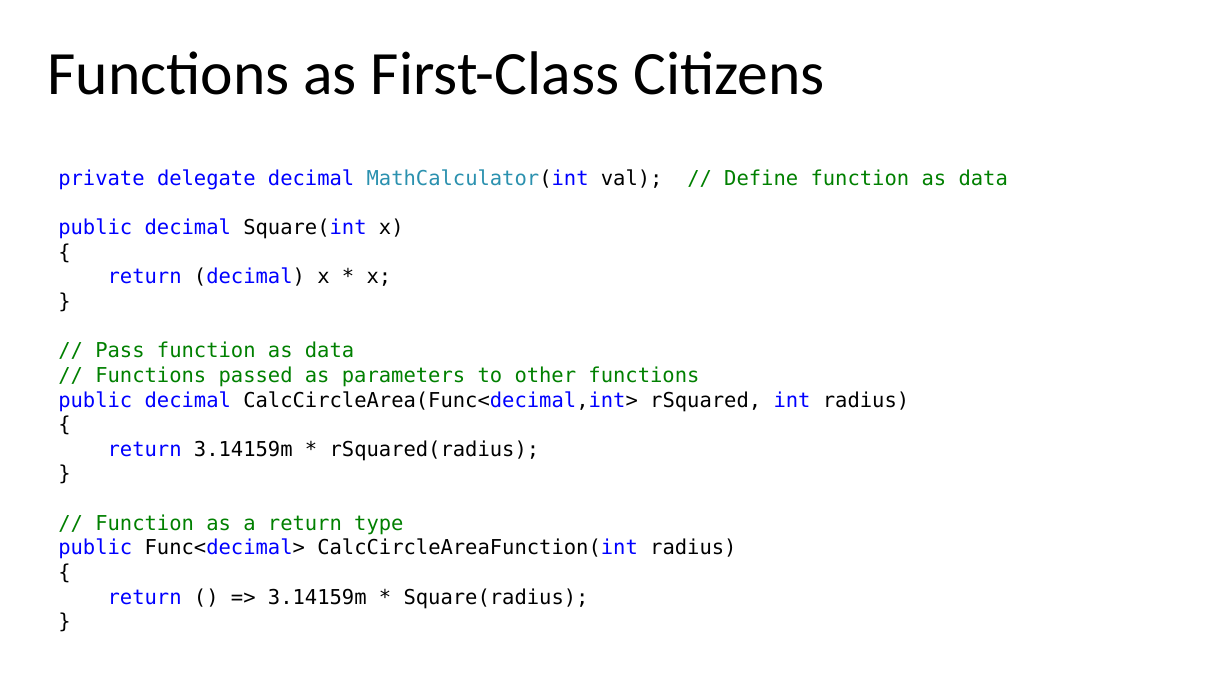
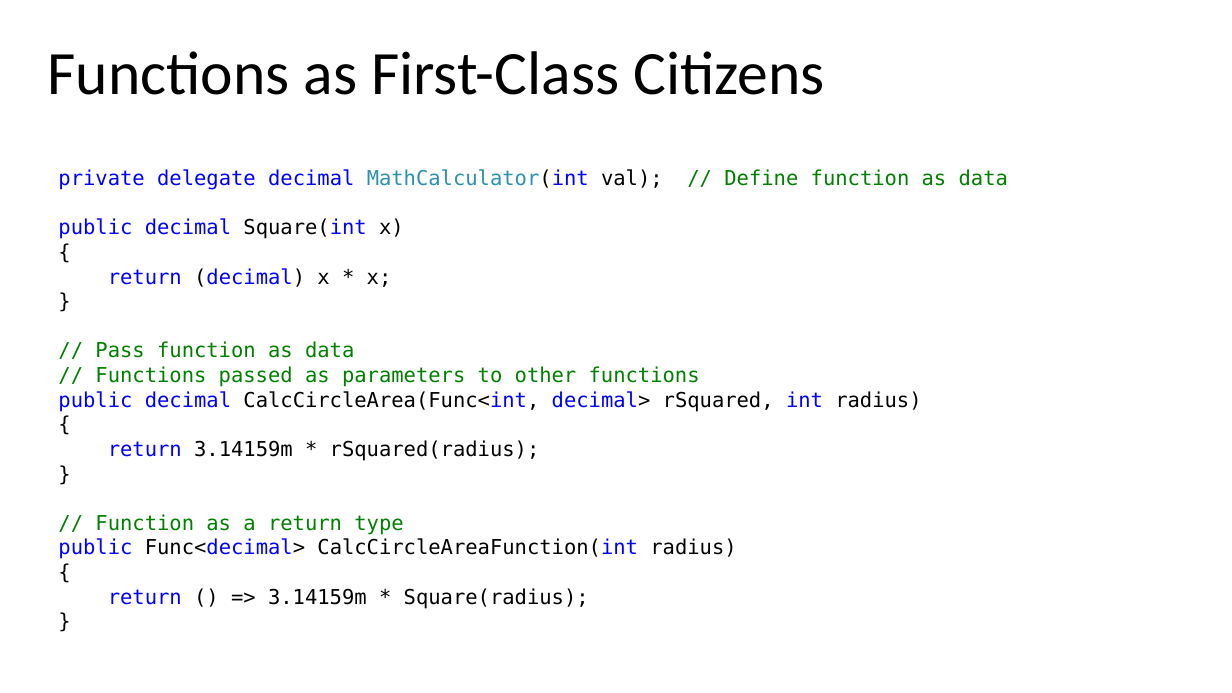
Before and after one commit to haled/FunctionalCSharp, a slide deck: slide 18 of Functional_Programming_Techniques_in_C#.pptx. Drawn at 1232x693 pixels with LibreOffice and Linux fonts; fonts in the diff are those of the drawing. Boxes give left, top, right and bottom in pixels: in the first picture for what was removed or moved away, otherwise in the second. Text is boxed around its words. In the diff, an @@ line names an element or a change of style, - is before the commit and + after.

```diff
--- a/Functional_Programming_Techniques_in_C#.pptx
+++ b/Functional_Programming_Techniques_in_C#.pptx
@@ text at (58,391,921,412): text changed @@
-public decimal CalcCircleArea(Func<decimal,int> rSquared, int radius)
+public decimal CalcCircleArea(Func<int, decimal> rSquared, int radius)
```
Also in this commit, not shown: 11 other slides changed, 1 slide added, 1 slide removed, 1 other file.
